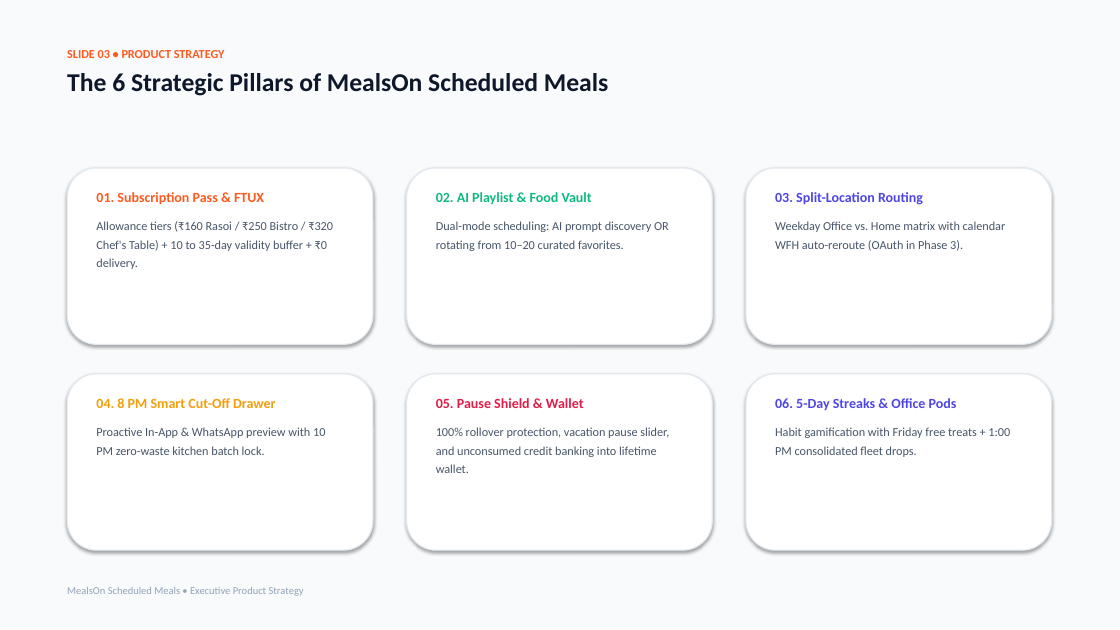
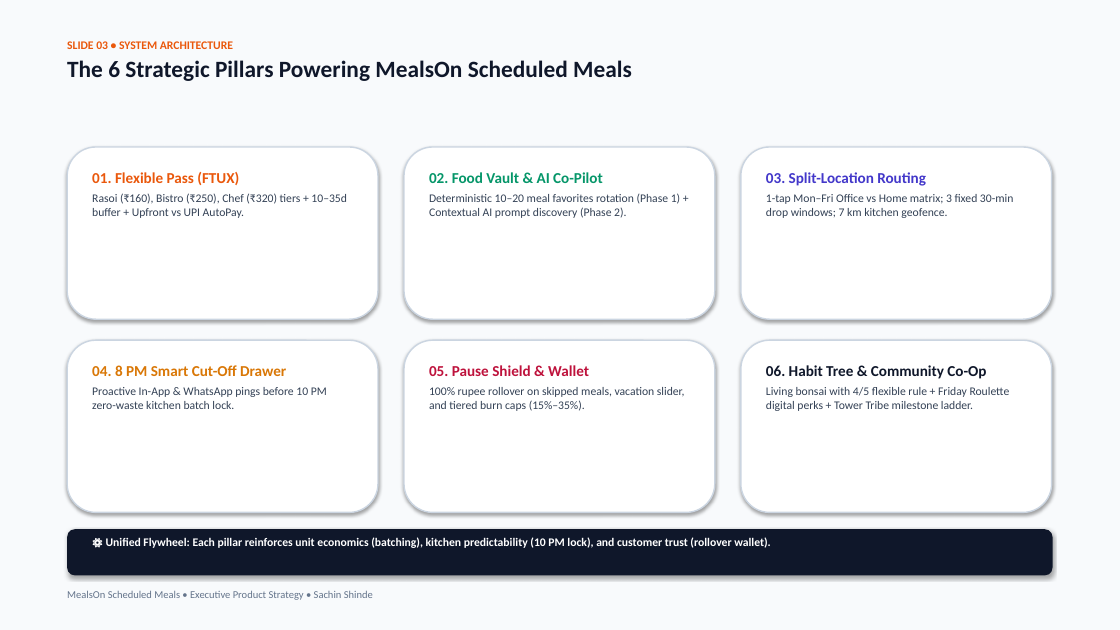
Before and after one commit to AnimeFreak95/Assignment_MealOn, a slide deck: slide 3 of dist/presentation/MealsOn_Executive_Presentation.pptx. Drawn at 1120x630 pixels with LibreOffice and Linux fonts; fonts in the diff are those of the drawing. Boxes give left, top, right and bottom in pixels: in the first picture for what was removed or moved away, otherwise in the second. Text is boxed around its words. In the diff, an @@ line names an element or a change of style, - is before the commit and + after.

Commit message:
feat(deck): generate enhanced 16-slide master presentation with Gamma visuals and missing strategic slides

```diff
--- a/dist/presentation/MealsOn_Executive_Presentation.pptx
+++ b/dist/presentation/MealsOn_Executive_Presentation.pptx
@@ text at box(67, 41, 632, 81): text changed; size 22 to 20 pt @@
-SLIDE 03 • PRODUCT STRATEGY
-The 6 Strategic Pillars of MealsOn Scheduled Meals
+SLIDE 03 • SYSTEM ARCHITECTURE
+The 6 Strategic Pillars Powering MealsOn Scheduled Meals
@@ rounded rectangle: place and size @@
-rounded rectangle at box(67, 168, 373, 344)
+rounded rectangle at box(67, 147, 378, 319)
@@ rounded rectangle: place and size @@
-rounded rectangle at box(407, 168, 712, 344)
+rounded rectangle at box(404, 147, 715, 319)
@@ rounded rectangle: place and size @@
-rounded rectangle at box(746, 168, 1052, 344)
+rounded rectangle at box(741, 147, 1052, 319)
@@ text at box(92, 172, 347, 218): text changed; size 10.5 to 10 pt; text colour #475569 to #334155 @@
-01. Subscription Pass & FTUX
-Allowance tiers (₹160 Rasoi / ₹250 Bistro / ₹320 Chef's Table) + 10 to 35-day validity buffer + ₹0 delivery.
+01. Flexible Pass (FTUX)
+Rasoi (₹160), Bistro (₹250), Chef (₹320) tiers + 10–35d buffer + Upfront vs UPI AutoPay.
@@ text at box(429, 172, 680, 218): text changed; size 10.5 to 10 pt; text colour #475569 to #334155 @@
-02. AI Playlist & Food Vault
-Dual-mode scheduling: AI prompt discovery OR rotating from 10–20 curated favorites.
+02. Food Vault & AI Co-Pilot
+Deterministic 10–20 meal favorites rotation (Phase 1) + Contextual AI prompt discovery (Phase 2).
@@ text "03. Split-Location Routing": place and size @@
-text "03. Split-Location Routing" at box(775, 192, 1006, 251)
+text "03. Split-Location Routing" at box(766, 172, 1013, 218)
@@ text at box(766, 172, 926, 186): size 12 to 13 pt, text colour #4F46E5 to #4338CA in "03. Split-Location Routing"; less space between paragraphs @@
@@ text at box(766, 194, 1013, 218): text changed; size 10.5 to 10 pt; text colour #475569 to #334155 @@
-Weekday Office vs. Home matrix with calendar WFH auto-reroute (OAuth in Phase 3).
+1-tap Mon–Fri Office vs Home matrix; 3 fixed 30-min drop windows; 7 km kitchen geofence.
@@ rounded rectangle: place and size @@
-rounded rectangle at box(67, 374, 373, 550)
+rounded rectangle at box(67, 340, 378, 513)
@@ text "04. 8 PM Smart Cut-Off ...": place and size @@
-text "04. 8 PM Smart Cut-Off ..." at box(96, 398, 325, 455)
+text "04. 8 PM Smart Cut-Off ..." at box(92, 365, 327, 409)
@@ rounded rectangle: place and size @@
-rounded rectangle at box(407, 374, 712, 550)
+rounded rectangle at box(404, 340, 715, 513)
@@ text "05. Pause Shield & Wallet": place and size @@
-text "05. Pause Shield & Wallet" at box(436, 398, 669, 473)
+text "05. Pause Shield & Wallet" at box(429, 365, 685, 411)
@@ outline #E2E8F0 1 pt to #CBD5E1 1.2 pt in 6 elements at box(404, 147, 715, 319), box(67, 147, 378, 319), box(741, 147, 1052, 319), box(404, 340, 715, 513), box(67, 340, 378, 513), box(741, 340, 1052, 513) @@
@@ rounded rectangle: place and size @@
-rounded rectangle at box(746, 374, 1052, 550)
+rounded rectangle at box(741, 340, 1052, 513)
@@ text at box(92, 387, 327, 409): text changed; size 10.5 to 10 pt; text colour #475569 to #334155 @@
-Proactive In-App & WhatsApp preview with 10 PM zero-waste kitchen batch lock.
+Proactive In-App & WhatsApp pings before 10 PM zero-waste kitchen batch lock.
@@ text at box(92, 365, 286, 376): size 12 to 13 pt, text colour #F59E0B to #D97706 in "04. 8 PM Smart Cut-Off Drawer"; less space between paragraphs @@
@@ text at box(429, 387, 685, 411): text changed; size 10.5 to 10 pt; text colour #475569 to #334155 @@
-100% rollover protection, vacation pause slider, and unconsumed credit banking into lifetime wallet.
+100% rupee rollover on skipped meals, vacation slider, and tiered burn caps (15%–35%).
@@ text at box(429, 365, 589, 376): size 12 to 13 pt, text colour #E11D48 to #BE123C in "05. Pause Shield & Wallet"; less space between paragraphs @@
@@ text at box(766, 365, 1010, 411): text changed; size 10.5 to 10 pt; text colour #475569 to #334155 @@
-06. 5-Day Streaks & Office Pods
-Habit gamification with Friday free treats + 1:00 PM consolidated fleet drops.
+06. Habit Tree & Community Co-Op
+Living bonsai with 4/5 flexible rule + Friday Roulette digital perks + Tower Tribe milestone ladder.
@@ rounded rectangle added at box(67, 529, 1053, 576), fill #0F172A @@
@@ text added at box(106, 537, 771, 548), 10 pt, text #FFFFFF, bold @@
+⚙️ Unified Flywheel: Each pillar reinforces unit economics (batching), kitchen predictability (10 PM lock), and customer trust (rollover wallet).
@@ text at box(67, 591, 373, 600): text changed; text colour #94A3B8 to #64748B @@
-MealsOn Scheduled Meals • Executive Product Strategy
+MealsOn Scheduled Meals • Executive Product Strategy • Sachin Shinde
```
Also in this commit, not shown: 10 other slides changed, 1 slide added, 1 slide removed, 16 other files.
